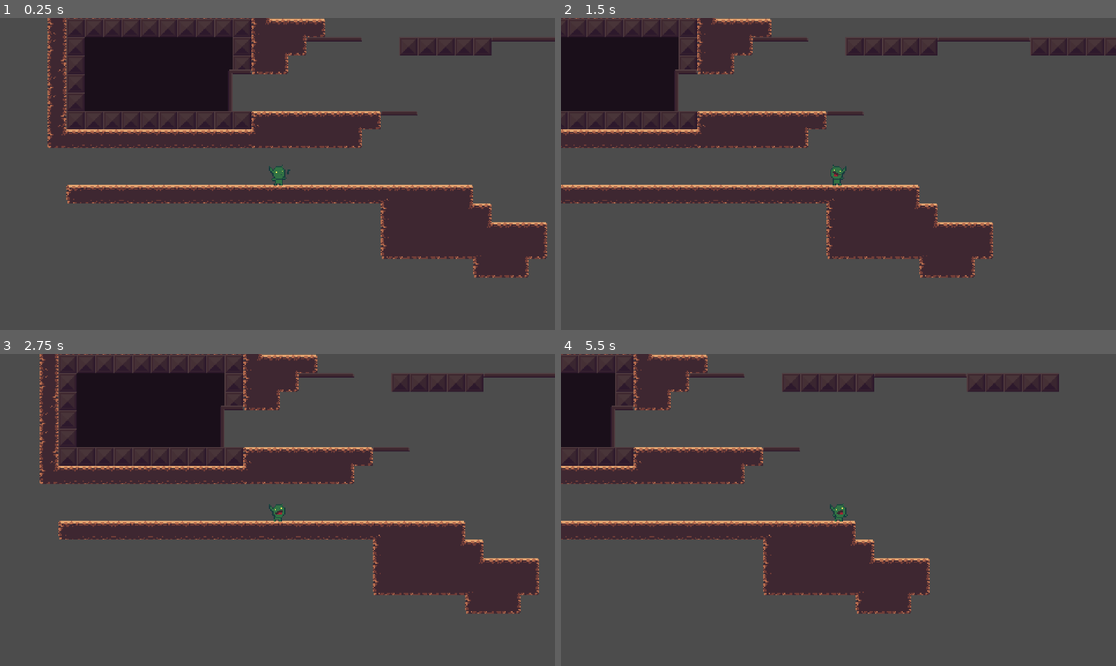
Above: before the commit, frames 1-4 (two rows, left to right).
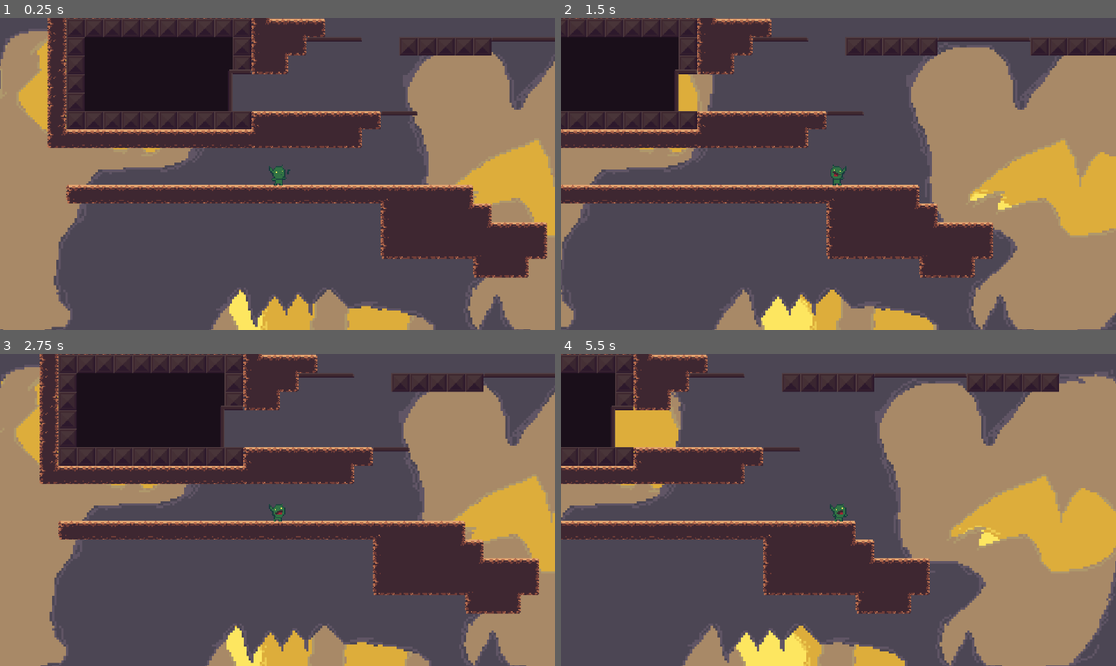
Above: after the commit, the same moments.

Repository: htimsekim/gobbo
Game: Godot game, scene res://src/Main/Game.tscn
Two runs of this game, one before a commit and one after it. Both use one fixed random seed, a clock stepped at 60 frames per second and the inputs below.
Inputs (mouse positions are in pixels of both pictures, inside the frame that each line leads up to):
- Up to frame 1 (0.25 s): no input
- Up to frame 2 (1.5 s): tap Enter at 0.5 s; move the mouse to (960, 158) at 0.52 s; hold Right (move_right) 0.53-1.25 s; hold Ctrl (crouch) 0.53-1.25 s; click (960, 158) at 0.67 s; tap Space (jump) at 0.77 s; drag from (727, 189) to (838, 174) at 1.27 s
- Up to frame 3 (2.75 s): tap Space (jump) at 2 s; move the mouse to (333, 441) at 2.02 s; press the mouse at (333, 441) at 2.03 s; hold A (move_left) from 2.03 s (still down)
- Up to frame 4 (5.5 s): release A (move_left) at 2.75 s; release the mouse at (894, 441) at 2.75 s; drag from (810, 572) to (672, 463) at 2.77 s; tap Enter at 3.5 s; move the mouse to (1005, 556) at 3.52 s; hold Right (move_right) 3.53-4.25 s; hold Right mouse button (shoot) 3.53-4.25 s; tap Space (jump) at 3.77, 5 s; drag from (672, 463) to (838, 510) at 4.27 s; move the mouse to (866, 510) at 5.02 s; hold Right (move_right) from 5.03 s (still down); hold Ctrl (crouch) from 5.03 s (still down); click (866, 510) at 5.17 s

The runs differ from the first frame. In frame 1, 29% of the frame differs, in the area x 0-100%, y 3-100%; in frame 2, 33%; in frame 3, 29%; in frame 4, 37%, in the area x 0-100%, y 5-100%.

Commit message:
parallaxbg

Diff:
--- a/src/Objects/Player.tscn
+++ b/src/Objects/Player.tscn
@@ -38,33 +38,6 @@
 "values": [ Vector2( 0, 0 ), Vector2( 0, 0 ) ]
 }
 
-[sub_resource type="Animation" id=2]
-length = 0.4
-tracks/0/type = "value"
-tracks/0/path = NodePath("Sprite:region_rect")
-tracks/0/interp = 0
-tracks/0/loop_wrap = true
-tracks/0/imported = false
-tracks/0/enabled = true
-tracks/0/keys = {
-"times": PoolRealArray( 0, 0.1, 0.2, 0.3 ),
-"transitions": PoolRealArray( 1, 1, 1, 1 ),
-"update": 0,
-"values": [ Rect2( 29, 21, 29, 21 ), Rect2( 58, 21, 29, 21 ), Rect2( 87, 21, 29, 21 ), Rect2( 116, 21, 29, 21 ) ]
-}
-tracks/1/type = "value"
-tracks/1/path = NodePath("Sprite:offset")
-tracks/1/interp = 0
-tracks/1/loop_wrap = true
-tracks/1/imported = false
-tracks/1/enabled = true
-tracks/1/keys = {
-"times": PoolRealArray( 0, 0.1, 0.2, 0.3 ),
-"transitions": PoolRealArray( 1, 1, 1, 1 ),
-"update": 0,
-"values": [ Vector2( 6.5, -1.5 ), Vector2( 6.5, -1.5 ), Vector2( 6.5, -1.5 ), Vector2( 6.5, -1.5 ) ]
-}
-
 [sub_resource type="Animation" id=3]
 length = 0.4
 tracks/0/type = "value"
@@ -77,6 +50,33 @@
 "times": PoolRealArray( 0, 0.1, 0.2, 0.3 ),
 "transitions": PoolRealArray( 1, 1, 1, 1 ),
 "update": 0,
+"values": [ Rect2( 29, 21, 29, 21 ), Rect2( 58, 21, 29, 21 ), Rect2( 87, 21, 29, 21 ), Rect2( 116, 21, 29, 21 ) ]
+}
+tracks/1/type = "value"
+tracks/1/path = NodePath("Sprite:offset")
+tracks/1/interp = 0
+tracks/1/loop_wrap = true
+tracks/1/imported = false
+tracks/1/enabled = true
+tracks/1/keys = {
+"times": PoolRealArray( 0, 0.1, 0.2, 0.3 ),
+"transitions": PoolRealArray( 1, 1, 1, 1 ),
+"update": 0,
+"values": [ Vector2( 6.5, -1.5 ), Vector2( 6.5, -1.5 ), Vector2( 6.5, -1.5 ), Vector2( 6.5, -1.5 ) ]
+}
+
+[sub_resource type="Animation" id=4]
+length = 0.4
+tracks/0/type = "value"
+tracks/0/path = NodePath("Sprite:region_rect")
+tracks/0/interp = 0
+tracks/0/loop_wrap = true
+tracks/0/imported = false
+tracks/0/enabled = true
+tracks/0/keys = {
+"times": PoolRealArray( 0, 0.1, 0.2, 0.3 ),
+"transitions": PoolRealArray( 1, 1, 1, 1 ),
+"update": 0,
 "values": [ Rect2( 145, 42, 29, 21 ), Rect2( 0, 63, 29, 21 ), Rect2( 29, 63, 29, 21 ), Rect2( 58, 63, 29, 21 ) ]
 }
 tracks/1/type = "value"
@@ -90,33 +90,6 @@
 "transitions": PoolRealArray( 1, 1, 1, 1 ),
 "update": 0,
 "values": [ Vector2( 6.5, -1.5 ), Vector2( 6.5, -1.5 ), Vector2( 6.5, -1.5 ), Vector2( 6.5, -1.5 ) ]
-}
-
-[sub_resource type="Animation" id=4]
-length = 0.1
-tracks/0/type = "value"
-tracks/0/path = NodePath("Sprite:region_rect")
-tracks/0/interp = 0
-tracks/0/loop_wrap = true
-tracks/0/imported = false
-tracks/0/enabled = true
-tracks/0/keys = {
-"times": PoolRealArray( 0 ),
-"transitions": PoolRealArray( 1 ),
-"update": 0,
-"values": [ Rect2( 58, 0, 29, 21 ) ]
-}
-tracks/1/type = "value"
-tracks/1/path = NodePath("Sprite:offset")
-tracks/1/interp = 0
-tracks/1/loop_wrap = true
-tracks/1/imported = false
-tracks/1/enabled = true
-tracks/1/keys = {
-"times": PoolRealArray( 0 ),
-"transitions": PoolRealArray( 1 ),
-"update": 0,
-"values": [ Vector2( 6.5, -1.5 ) ]
 }
 
 [sub_resource type="Animation" id=5]
@@ -131,6 +104,33 @@
 "times": PoolRealArray( 0 ),
 "transitions": PoolRealArray( 1 ),
 "update": 0,
+"values": [ Rect2( 58, 0, 29, 21 ) ]
+}
+tracks/1/type = "value"
+tracks/1/path = NodePath("Sprite:offset")
+tracks/1/interp = 0
+tracks/1/loop_wrap = true
+tracks/1/imported = false
+tracks/1/enabled = true
+tracks/1/keys = {
+"times": PoolRealArray( 0 ),
+"transitions": PoolRealArray( 1 ),
+"update": 0,
+"values": [ Vector2( 6.5, -1.5 ) ]
+}
+
+[sub_resource type="Animation" id=6]
+length = 0.1
+tracks/0/type = "value"
+tracks/0/path = NodePath("Sprite:region_rect")
+tracks/0/interp = 0
+tracks/0/loop_wrap = true
+tracks/0/imported = false
+tracks/0/enabled = true
+tracks/0/keys = {
+"times": PoolRealArray( 0 ),
+"transitions": PoolRealArray( 1 ),
+"update": 0,
 "values": [ Rect2( 0, 42, 29, 21 ) ]
 }
 tracks/1/type = "value"
@@ -197,33 +197,6 @@
 "transitions": PoolRealArray( 1, 1 ),
 "update": 0,
 "values": [ Vector2( 6.5, -1.5 ), Vector2( 6.5, -1.5 ) ]
-}
-
-[sub_resource type="Animation" id=8]
-length = 0.4
-tracks/0/type = "value"
-tracks/0/path = NodePath("Sprite:region_rect")
-tracks/0/interp = 0
-tracks/0/loop_wrap = true
-tracks/0/imported = false
-tracks/0/enabled = true
-tracks/0/keys = {
-"times": PoolRealArray( 0, 0.1, 0.2, 0.3 ),
-"transitions": PoolRealArray( 1, 1, 1, 1 ),
-"update": 0,
-"values": [ Rect2( 87, 0, 29, 21 ), Rect2( 116, 0, 29, 21 ), Rect2( 145, 0, 29, 21 ), Rect2( 0, 21, 29, 21 ) ]
-}
-tracks/1/type = "value"
-tracks/1/path = NodePath("Sprite:offset")
-tracks/1/interp = 0
-tracks/1/loop_wrap = true
-tracks/1/imported = false
-tracks/1/enabled = true
-tracks/1/keys = {
-"times": PoolRealArray( 0, 0.1, 0.2, 0.3 ),
-"transitions": PoolRealArray( 1, 1, 1, 1 ),
-"update": 0,
-"values": [ Vector2( 6.5, -1.5 ), Vector2( 6.5, -1.5 ), Vector2( 6.5, -1.5 ), Vector2( 6.5, -1.5 ) ]
 }
 
 [sub_resource type="Animation" id=9]
@@ -238,6 +211,33 @@
 "times": PoolRealArray( 0, 0.1, 0.2, 0.3 ),
 "transitions": PoolRealArray( 1, 1, 1, 1 ),
 "update": 0,
+"values": [ Rect2( 87, 0, 29, 21 ), Rect2( 116, 0, 29, 21 ), Rect2( 145, 0, 29, 21 ), Rect2( 0, 21, 29, 21 ) ]
+}
+tracks/1/type = "value"
+tracks/1/path = NodePath("Sprite:offset")
+tracks/1/interp = 0
+tracks/1/loop_wrap = true
+tracks/1/imported = false
+tracks/1/enabled = true
+tracks/1/keys = {
+"times": PoolRealArray( 0, 0.1, 0.2, 0.3 ),
+"transitions": PoolRealArray( 1, 1, 1, 1 ),
+"update": 0,
+"values": [ Vector2( 6.5, -1.5 ), Vector2( 6.5, -1.5 ), Vector2( 6.5, -1.5 ), Vector2( 6.5, -1.5 ) ]
+}
+
+[sub_resource type="Animation" id=10]
+length = 0.4
+tracks/0/type = "value"
+tracks/0/path = NodePath("Sprite:region_rect")
+tracks/0/interp = 0
+tracks/0/loop_wrap = true
+tracks/0/imported = false
+tracks/0/enabled = true
+tracks/0/keys = {
+"times": PoolRealArray( 0, 0.1, 0.2, 0.3 ),
+"transitions": PoolRealArray( 1, 1, 1, 1 ),
+"update": 0,
 "values": [ Rect2( 29, 42, 29, 21 ), Rect2( 58, 42, 29, 21 ), Rect2( 87, 42, 29, 21 ), Rect2( 116, 42, 29, 21 ) ]
 }
 tracks/1/type = "value"
--- a/src/levels/caverna.gd
+++ /dev/null
@@ -1 +0,0 @@
-extends Node2D
--- a/src/levels/gobtown.tscn
+++ b/src/levels/gobtown.tscn
@@ -1,7 +1,10 @@
-[gd_scene load_steps=3 format=2]
+[gd_scene load_steps=6 format=2]
 
 [ext_resource path="res://src/levels/template.tscn" type="PackedScene" id=1]
 [ext_resource path="res://src/Objects/Door.tscn" type="PackedScene" id=2]
+[ext_resource path="res://assets/art/backgrounds/cavebg_b.png" type="Texture" id=3]
+[ext_resource path="res://assets/art/backgrounds/cavebg_m.png" type="Texture" id=4]
+[ext_resource path="res://assets/art/backgrounds/cavebg_f.png" type="Texture" id=5]
 
 [node name="gobtown" type="Node2D"]
 
@@ -39,6 +42,33 @@
 target_stage = "res://src/levels/home.tscn"
 target_spawn = "level/spawns/spawnb"
 
+[node name="bg" parent="level/ParallaxBackground" index="0"]
+motion_scale = Vector2( 0.1, 0.01 )
+
+[node name="Sprite" parent="level/ParallaxBackground/bg" index="0"]
+scale = Vector2( 2, 2 )
+texture = ExtResource( 3 )
+region_enabled = true
+region_rect = Rect2( 0, 0, 960, 180 )
+
+[node name="mg" parent="level/ParallaxBackground" index="1"]
+motion_scale = Vector2( 0.3, 0.02 )
+
+[node name="Sprite" parent="level/ParallaxBackground/mg" index="0"]
+scale = Vector2( 2, 2 )
+texture = ExtResource( 4 )
+region_enabled = true
+region_rect = Rect2( 0, 0, 960, 180 )
+
+[node name="fg" parent="level/ParallaxBackground" index="2"]
+motion_scale = Vector2( 0.5, 0.03 )
+
+[node name="Sprite" parent="level/ParallaxBackground/fg" index="0"]
+scale = Vector2( 2, 2 )
+texture = ExtResource( 5 )
+region_enabled = true
+region_rect = Rect2( 0, 0, 960, 180 )
+
 [node name="Door" parent="." instance=ExtResource( 2 )]
 position = Vector2( -328.336, -104.611 )
 target_stage = "res://src/levels/home.tscn"
--- a/src/levels/template.gd
+++ /dev/null
@@ -1 +0,0 @@
-extends Node2D
--- a/src/levels/template.tscn
+++ b/src/levels/template.tscn
@@ -73,3 +73,17 @@
 
 [node name="ChangeStage2" parent="links" instance=ExtResource( 2 )]
 z_index = 50
+
+[node name="ParallaxBackground" type="ParallaxBackground" parent="."]
+
+[node name="bg" type="ParallaxLayer" parent="ParallaxBackground"]
+
+[node name="Sprite" type="Sprite" parent="ParallaxBackground/bg"]
+
+[node name="mg" type="ParallaxLayer" parent="ParallaxBackground"]
+
+[node name="Sprite" type="Sprite" parent="ParallaxBackground/mg"]
+
+[node name="fg" type="ParallaxLayer" parent="ParallaxBackground"]
+
+[node name="Sprite" type="Sprite" parent="ParallaxBackground/fg"]
Binary file added: assets/art/backgrounds/cavebg.aseprite
Binary file added: assets/art/backgrounds/cavebg_b.png
Not shown, changed: assets/art/backgrounds/cavebg_b.png.import
Binary file added: assets/art/backgrounds/cavebg_f.png
Not shown, added: assets/art/backgrounds/cavebg_f.png.import
Binary file added: assets/art/backgrounds/cavebg_m.png
Not shown, added: assets/art/backgrounds/cavebg_m.png.import
Binary file removed: assets/art/backgrounds/idfk.png
Not shown: 10 places in src/Objects/Player.tscn that only renumber resources
